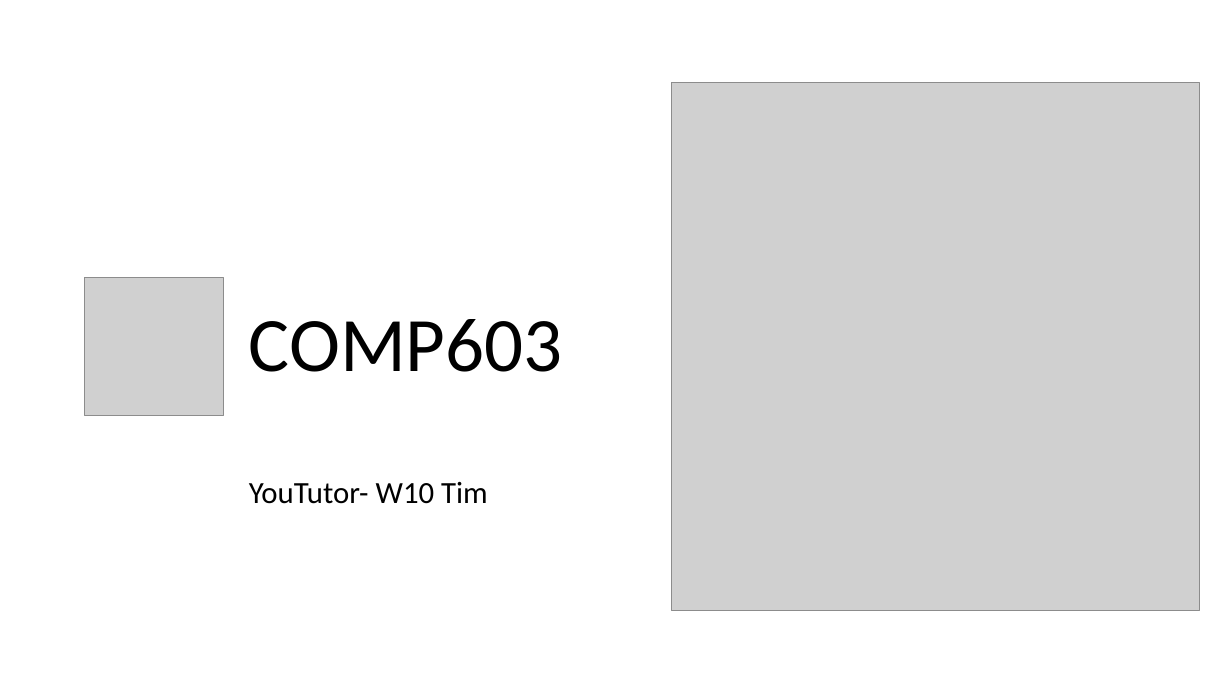
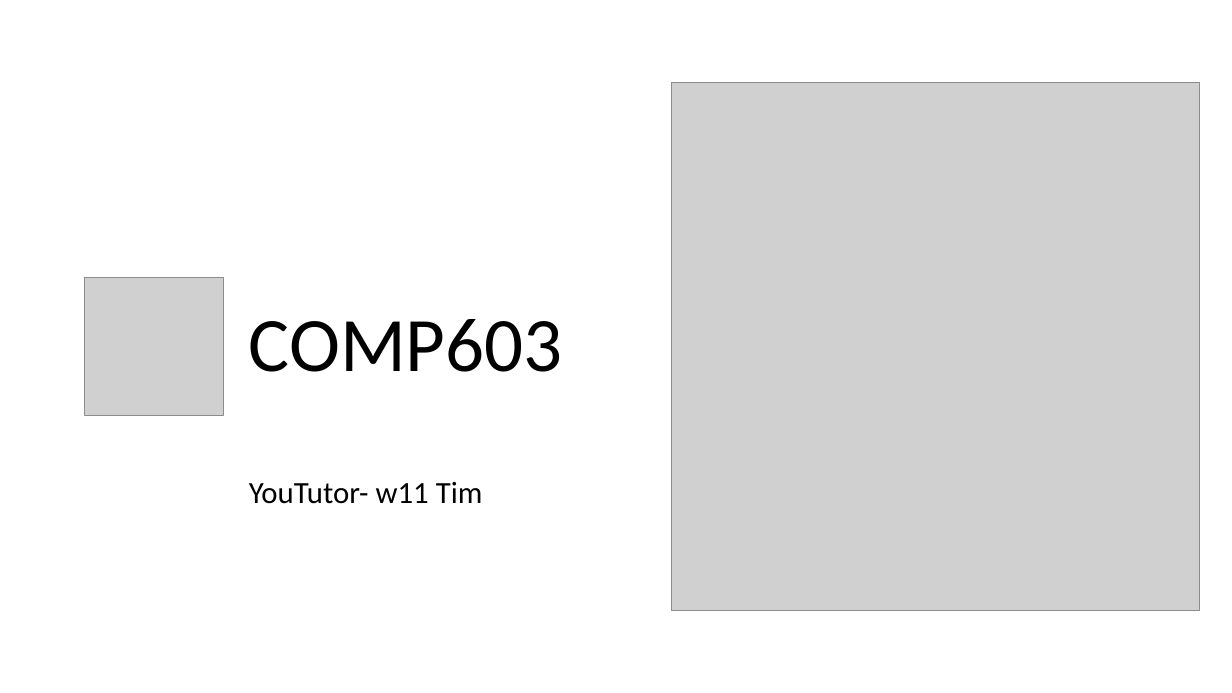
Before and after one commit to HicirTech/yoututor-comp603, a slide deck: slide 1 of w11.pptx. Drawn at 1232x693 pixels with LibreOffice and Linux fonts; fonts in the diff are those of the drawing; grey boxes stand for pictures. Boxes give left, top, right and bottom in pixels: in the first picture for what was removed or moved away, otherwise in the second. Text is boxed around its words. In the diff, an @@ line names an element or a change of style, - is before the commit and + after.

```diff
--- a/w11.pptx
+++ b/w11.pptx
@@ subtitle at (249,482,483,504): text changed @@
-YouTutor- W10 Tim
+YouTutor- w11 Tim
```
Also in this commit, not shown: 9 other slides changed, 1 slide added.
